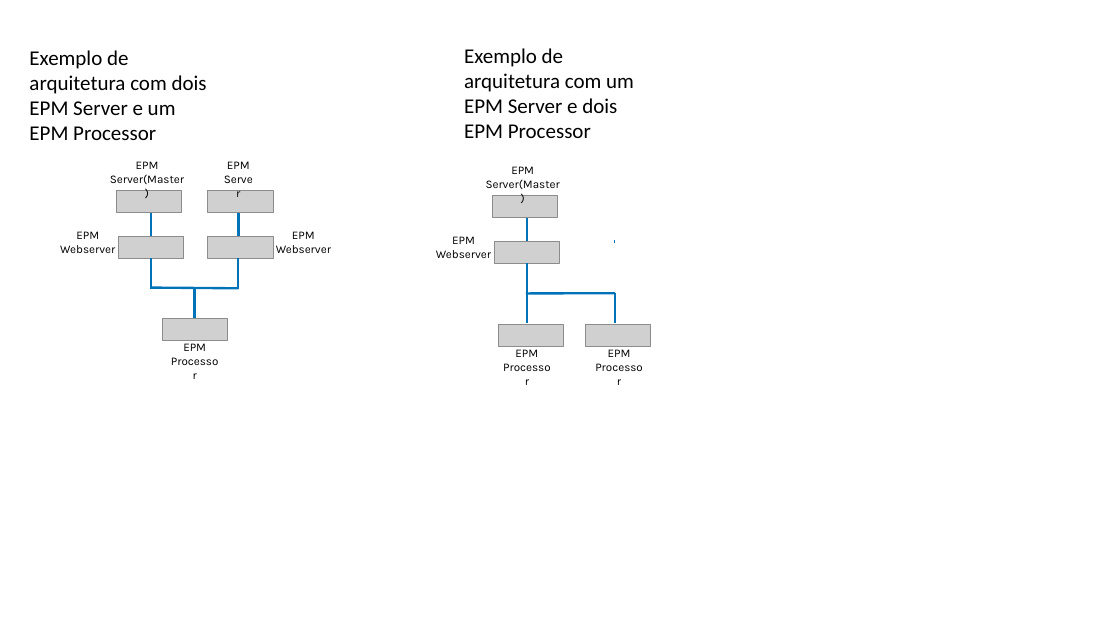
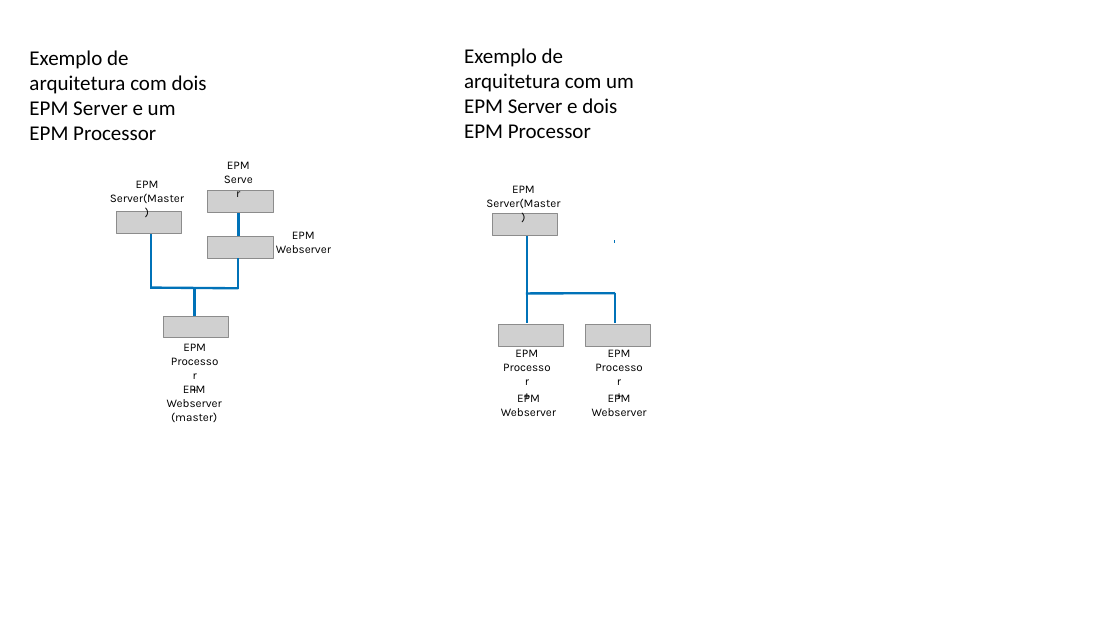
Before and after one commit to elipsesoftware/EPMProcessor, a slide deck: slide 6 of guiadousuario/images/Network Architecture 2D - EPM Processor.pptx. Drawn at 1120x630 pixels with LibreOffice and Linux fonts; fonts in the diff are those of the drawing; grey boxes stand for pictures. Boxes give left, top, right and bottom in pixels: in the first picture for what was removed or moved away, otherwise in the second. Text is boxed around its words. In the diff, an @@ line names an element or a change of style, - is before the commit and + after.

```diff
--- a/guiadousuario/images/Network Architecture 2D - EPM Processor.pptx
+++ b/guiadousuario/images/Network Architecture 2D - EPM Processor.pptx
@@ picture removed at [118,237,184,259] @@
@@ 2 pictures, 2 texts, 1 line: place and size @@
-2 pictures, 2 texts, 1 line at [110,161,560,237]
+2 pictures, 2 texts, 1 line at [110,180,560,259]
@@ line moved from (527, 211) - (527, 241) to (527, 234) - (527, 265) @@
@@ picture removed at [495,241,560,263] @@
@@ text at [183,343,206,351]: paragraph added @@
++
@@ text at [515,346,538,357]: paragraph added @@
++
@@ text at [608,346,631,357]: paragraph added @@
++
@@ text "EPM": place and size @@
-text "EPM" at [60,231,115,253]
+text "EPM" at [167,385,222,422]
@@ text "EPM": place and size @@
-text "EPM" at [436,236,491,258]
+text "EPM" at [501,393,556,416]
@@ text at [167,399,222,422]: text changed @@
-Webserver
+Webserver (master)
@@ text added at [592,393,647,416], 10 pt, text #000000 @@
+EPM
+Webserver
```
Also in this commit, not shown: 2 other files.
